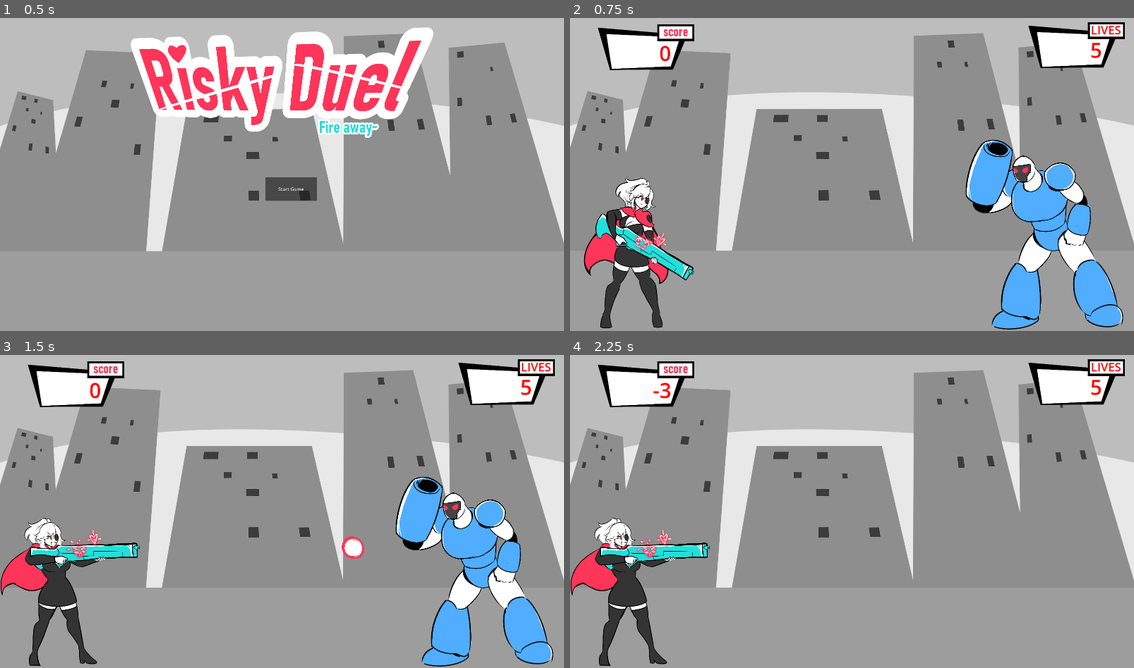
Above: before the commit, frames 1-4 (two rows, left to right).
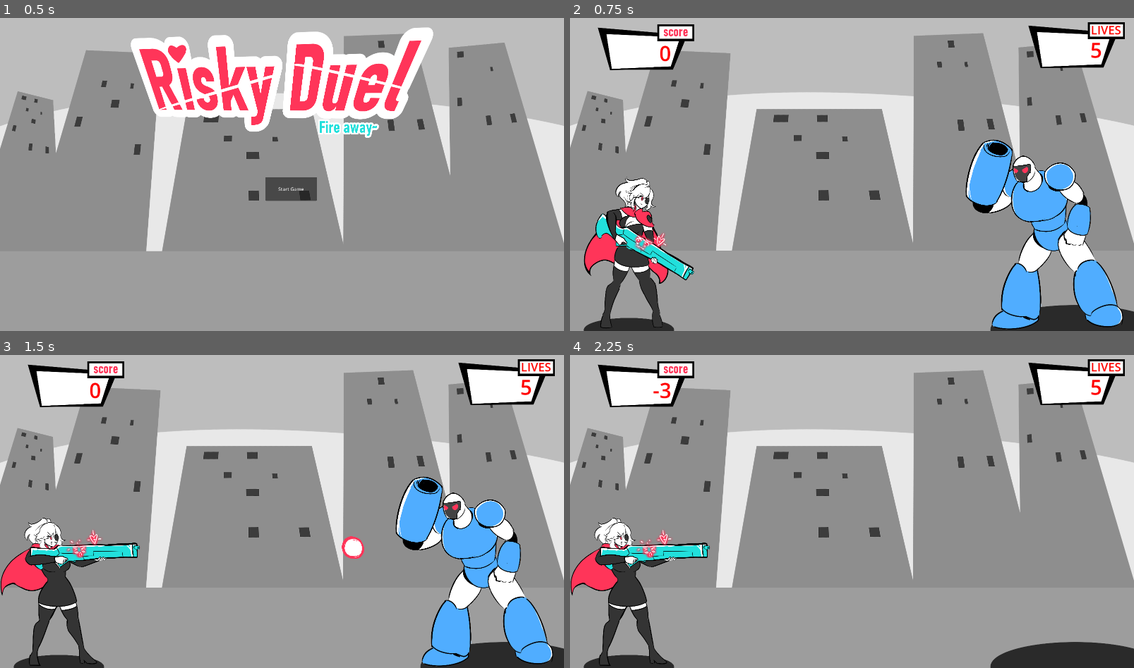
Above: after the commit, the same moments.

Repository: LaceSpades/Brackeys-2025.2
Game: Godot game, scene res://scenes/main_menu.tscn
Two runs of this game, one before a commit and one after it. Both use one fixed random seed, a clock stepped at 60 frames per second and the inputs below.
Inputs (mouse positions are in pixels of both pictures, inside the frame that each line leads up to):
- Up to frame 1 (0.5 s): no input
- Up to frame 2 (0.75 s): click "Start Game" at 0.5 s
- Up to frame 3 (1.5 s): tap Enter at 1.25 s; move the mouse to (406, 492) at 1.27 s; tap Space (interact) at 1.35 s
- Up to frame 4 (2.25 s): move the mouse to (739, 524) at 2.02 s; tap Space (interact) at 2.1 s

Frame 1 is identical in both runs. In frame 2, 1.5% of the frame differs, in the area x 2-100%, y 91-100%; in frame 3, 1.5%; in frame 4, 2.3%.

Commit message:
Shadows + button import

Diff:
--- a/scenes/enemy.tscn
+++ b/scenes/enemy.tscn
@@ -1,8 +1,9 @@
-[gd_scene load_steps=12 format=3 uid="uid://biicec4xpag0v"]
+[gd_scene load_steps=13 format=3 uid="uid://biicec4xpag0v"]
 
 [ext_resource type="Script" uid="uid://b6w3j3bv5og3d" path="res://scripts/enemy.gd" id="1_md0e3"]
 [ext_resource type="PackedScene" uid="uid://c5v17ylj0t853" path="res://scenes/projectile.tscn" id="2_4ra3w"]
 [ext_resource type="Texture2D" uid="uid://d3mdix15oveap" path="res://assets/sprites/Cannon_Head_01_Idle.png" id="3_5uy6h"]
+[ext_resource type="Texture2D" uid="uid://bkosl00gjri03" path="res://assets/sprites/Shadow.png" id="3_8qclf"]
 [ext_resource type="Texture2D" uid="uid://dpgl3hagyqjgb" path="res://assets/sprites/Cannon_Head_02_Shot_Fired.png" id="3_c4w8v"]
 [ext_resource type="Texture2D" uid="uid://bp4qlqg5sso57" path="res://assets/sprites/Exclamation_mark.png" id="4_c4w8v"]
 [ext_resource type="Texture2D" uid="uid://htd6ghajr7bw" path="res://assets/sprites/Rifleflash.png" id="6_xwavj"]
@@ -41,6 +42,10 @@
 collision_layer = 2
 script = ExtResource("1_md0e3")
 _bullet = ExtResource("2_4ra3w")
+
+[node name="Shadow" type="Sprite2D" parent="."]
+scale = Vector2(0.415621, 0.45082)
+texture = ExtResource("3_8qclf")
 
 [node name="WarningTimer" type="Timer" parent="."]
 one_shot = true
--- a/scenes/enemy_sus.tscn
+++ b/scenes/enemy_sus.tscn
@@ -33,17 +33,20 @@
 
 [node name="Enemy" instance=ExtResource("1_opm33")]
 
-[node name="Sprite" parent="." index="3"]
+[node name="Shadow" parent="." index="0"]
+scale = Vector2(0.221, 0.221)
+
+[node name="Sprite" parent="." index="4"]
 position = Vector2(-34, -253)
 scale = Vector2(-0.25, 0.25)
 sprite_frames = SubResource("SpriteFrames_tx3pf")
 
-[node name="CollisionShape2D" parent="." index="4"]
+[node name="CollisionShape2D" parent="." index="5"]
 position = Vector2(-2, -353)
 shape = SubResource("RectangleShape2D_klhq6")
 
-[node name="Warning" parent="." index="5"]
+[node name="Warning" parent="." index="6"]
 position = Vector2(-22, -573)
 
-[node name="MuzzleFlash" parent="." index="6"]
+[node name="MuzzleFlash" parent="." index="7"]
 position = Vector2(-403, -389)
--- a/scenes/player.tscn
+++ b/scenes/player.tscn
@@ -1,9 +1,10 @@
-[gd_scene load_steps=10 format=3 uid="uid://dvke3s2413ele"]
+[gd_scene load_steps=11 format=3 uid="uid://dvke3s2413ele"]
 
 [ext_resource type="Texture2D" uid="uid://ifsclfax24f2" path="res://assets/sprites/Vendetta_01_Idle_Pose.png" id="1_3vyb7"]
 [ext_resource type="Script" uid="uid://dqvhx7oigbhsi" path="res://scripts/player.gd" id="1_g2els"]
 [ext_resource type="Texture2D" uid="uid://cl2x7g08k2in" path="res://assets/sprites/Vendetta_02_Shot_Fired.png" id="3_dqkch"]
 [ext_resource type="PackedScene" uid="uid://c5v17ylj0t853" path="res://scenes/projectile.tscn" id="3_qhqgy"]
+[ext_resource type="Texture2D" uid="uid://bkosl00gjri03" path="res://assets/sprites/Shadow.png" id="3_smehm"]
 [ext_resource type="Texture2D" uid="uid://htd6ghajr7bw" path="res://assets/sprites/Rifleflash.png" id="5_qlg0r"]
 [ext_resource type="Texture2D" uid="uid://cmrfivk27jbuk" path="res://assets/sprites/Particle_Effects.png" id="6_tuyoq"]
 [ext_resource type="AudioStream" uid="uid://bjxce7q56kbeb" path="res://assets/sounds/vendetta damage.wav" id="7_fjrip"]
@@ -40,6 +41,10 @@
 script = ExtResource("1_g2els")
 _bullet = ExtResource("3_qhqgy")
 
+[node name="Sprite2D" type="Sprite2D" parent="."]
+scale = Vector2(0.221311, 0.221311)
+texture = ExtResource("3_smehm")
+
 [node name="Sprite" type="AnimatedSprite2D" parent="."]
 position = Vector2(34, -253)
 scale = Vector2(0.25, 0.25)
--- a/scenes/player_sus.tscn
+++ b/scenes/player_sus.tscn
@@ -33,17 +33,20 @@
 
 [node name="Player" instance=ExtResource("1_cxltc")]
 
-[node name="Sprite" parent="." index="0"]
+[node name="Sprite2D" parent="." index="0"]
+scale = Vector2(0.416, 0.451)
+
+[node name="Sprite" parent="." index="1"]
 position = Vector2(112, -334)
 scale = Vector2(-0.25, 0.25)
 sprite_frames = SubResource("SpriteFrames_u1t88")
 frame_progress = 0.595533
 
-[node name="CollisionShape2D" parent="." index="1"]
+[node name="CollisionShape2D" parent="." index="2"]
 position = Vector2(88, -306)
 rotation = -3.14159
 scale = Vector2(1, -1)
 shape = SubResource("RectangleShape2D_cxltc")
 
-[node name="MuzzleFlash" parent="." index="3"]
+[node name="MuzzleFlash" parent="." index="4"]
 position = Vector2(379, -440)
Binary file added: assets/sprites/Shadow.png
Not shown, added: assets/sprites/Shadow.png.import
Binary file added: assets/sprites/button_texture.png
Not shown, added: assets/sprites/button_texture.png.import
Binary file added: assets/sprites/button_texture2.png
Not shown, added: assets/sprites/button_texture2.png.import
Binary file added: assets/sprites/button_texture3.png
Not shown, added: assets/sprites/button_texture3.png.import
Binary file added: assets/sprites/button_texture4.png
Not shown, added: assets/sprites/button_texture4.png.import
